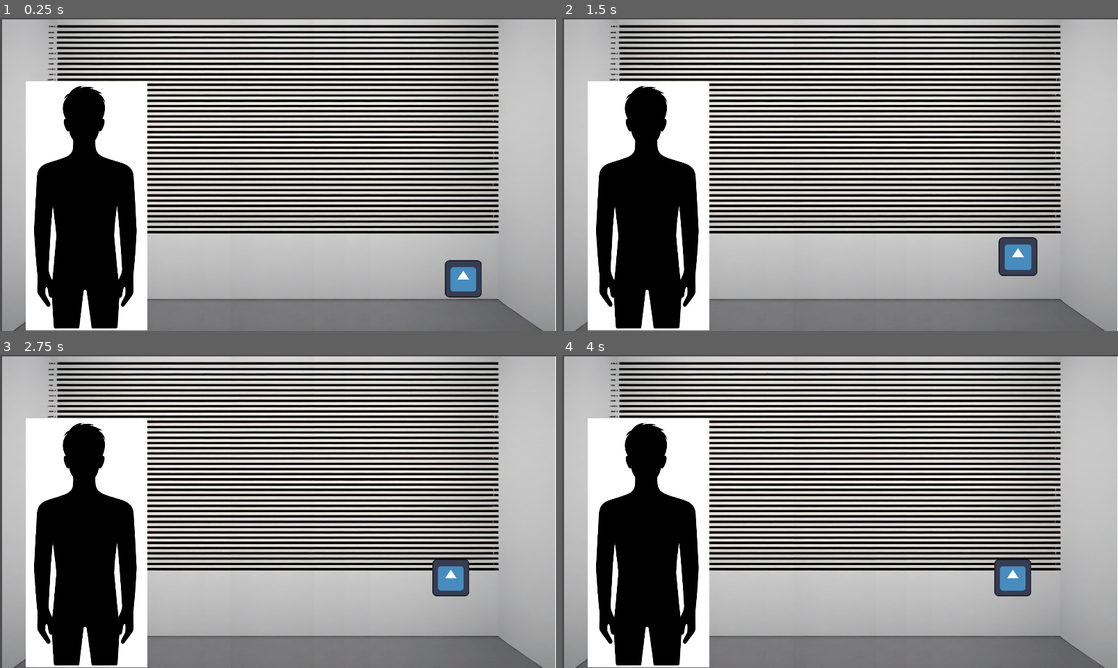
Above: before the commit, frames 1-4 (two rows, left to right).
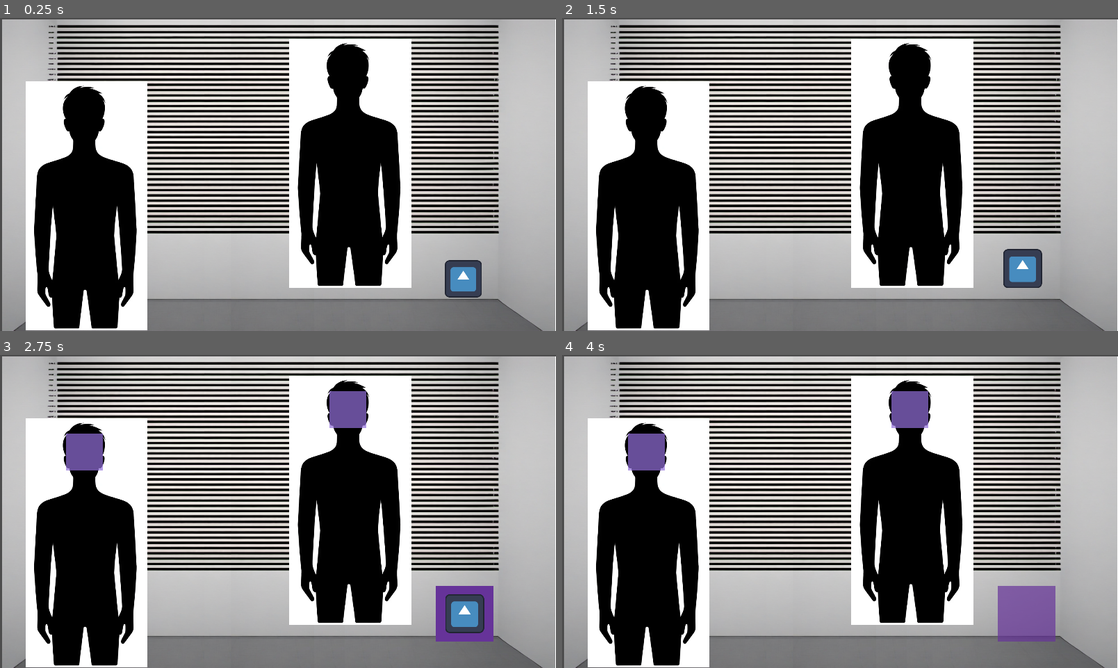
Above: after the commit, the same moments.

Repository: dornad/ggj2024
Game: Godot game, scene res://Scenes/world.tscn
Two runs of this game, one before a commit and one after it. Both use one fixed random seed, a clock stepped at 60 frames per second and the inputs below. The engine's default icon, where the game draws it, is replaced by a stand-in: a white triangle on a blue panel in a dark square.
Inputs (mouse positions are in pixels of both pictures, inside the frame that each line leads up to):
- Up to frame 1 (0.25 s): no input
- Up to frame 2 (1.5 s): tap Enter at 0.5 s; move the mouse to (1023, 277) at 0.52 s; press the mouse at (1023, 277) at 0.53 s; tap Space at 1.25 s; move the mouse to (1006, 221) at 1.27 s; release the mouse at (1006, 221) at 1.28 s; click (1006, 221) at 1.35 s
- Up to frame 3 (2.75 s): tap Enter at 2 s; move the mouse to (111, 464) at 2.02 s; press the mouse at (111, 464) at 2.03 s
- Up to frame 4 (4 s): tap Space at 2.75 s; move the mouse to (867, 511) at 2.77 s; release the mouse at (867, 511) at 2.78 s; click (867, 511) at 2.85 s; tap Enter at 3.5 s; move the mouse to (756, 433) at 3.52 s; press the mouse at (756, 433) at 3.53 s

The runs differ from the first frame. In frame 1, 15% of the frame differs, in the area x 52-74%, y 6-87%; in frame 2, 16%; in frame 3, 18%; in frame 4, 18%, in the area x 11-89%, y 6-92%.

Commit message:
Goalpost - State derived from Drag and Drop

Diff:
--- a/Scenes/world.tscn
+++ b/Scenes/world.tscn
@@ -1,7 +1,8 @@
-[gd_scene load_steps=8 format=3 uid="uid://b806padjpiciv"]
+[gd_scene load_steps=9 format=3 uid="uid://b806padjpiciv"]
 
 [ext_resource type="Texture2D" uid="uid://coiy2shc7nxld" path="res://Assets/police_lineup_room_AI1.png" id="1_0r6ef"]
 [ext_resource type="Texture2D" uid="uid://c8uwdn1dgvyob" path="res://Assets/character_placeholder.png" id="2_1at67"]
+[ext_resource type="Script" path="res://Scripts/Character.gd" id="2_7lcpd"]
 [ext_resource type="Script" path="res://Scripts/DragAndDropArea.gd" id="3_kr7bl"]
 [ext_resource type="Script" path="res://Scripts/Draggable.gd" id="4_nctbg"]
 [ext_resource type="Texture2D" uid="uid://b3w2y0wtg3eg5" path="res://icon.svg" id="5_l0xcf"]
@@ -19,18 +20,59 @@
 scale = Vector2(1.24537, 1.04958)
 texture = ExtResource("1_0r6ef")
 
-[node name="CharacterPlaceholder" type="Sprite2D" parent="."]
+[node name="Character" type="Node2D" parent="."]
+script = ExtResource("2_7lcpd")
+
+[node name="CharacterPlaceholder" type="Sprite2D" parent="Character"]
 position = Vector2(299, 648)
 texture = ExtResource("2_1at67")
 
-[node name="DragAndDropArea" type="StaticBody2D" parent="." groups=["droppable"]]
+[node name="DragAndDropArea" type="StaticBody2D" parent="Character" groups=["droppable"]]
 position = Vector2(291, 335)
 script = ExtResource("3_kr7bl")
 
-[node name="CollisionShape2D" type="CollisionShape2D" parent="DragAndDropArea"]
+[node name="CollisionShape2D" type="CollisionShape2D" parent="Character/DragAndDropArea"]
 shape = SubResource("RectangleShape2D_mucmf")
 
-[node name="ColorRect" type="ColorRect" parent="DragAndDropArea"]
+[node name="ColorRect" type="ColorRect" parent="Character/DragAndDropArea"]
+offset_left = -64.0
+offset_top = -64.0
+offset_right = 64.0
+offset_bottom = 64.0
+
+[node name="Character2" type="Node2D" parent="."]
+position = Vector2(911, -147)
+script = ExtResource("2_7lcpd")
+
+[node name="CharacterPlaceholder" type="Sprite2D" parent="Character2"]
+position = Vector2(299, 648)
+texture = ExtResource("2_1at67")
+
+[node name="DragAndDropArea" type="StaticBody2D" parent="Character2" groups=["droppable"]]
+position = Vector2(291, 335)
+script = ExtResource("3_kr7bl")
+
+[node name="CollisionShape2D" type="CollisionShape2D" parent="Character2/DragAndDropArea"]
+shape = SubResource("RectangleShape2D_mucmf")
+
+[node name="ColorRect" type="ColorRect" parent="Character2/DragAndDropArea"]
+offset_left = -64.0
+offset_top = -64.0
+offset_right = 64.0
+offset_bottom = 64.0
+
+[node name="Inventory" type="Node2D" parent="."]
+position = Vector2(1152, 390)
+scale = Vector2(1.555, 1.5)
+
+[node name="DragAndDropArea" type="StaticBody2D" parent="Inventory" groups=["droppable"]]
+position = Vector2(291, 335)
+script = ExtResource("3_kr7bl")
+
+[node name="CollisionShape2D" type="CollisionShape2D" parent="Inventory/DragAndDropArea"]
+shape = SubResource("RectangleShape2D_mucmf")
+
+[node name="ColorRect" type="ColorRect" parent="Inventory/DragAndDropArea"]
 offset_left = -64.0
 offset_top = -64.0
 offset_right = 64.0
--- a/Scripts/Character.gd
+++ b/Scripts/Character.gd
@@ -1,30 +1,6 @@
-extends Sprite2D
+extends Node2D
 
+class_name Character
 
-# Called when the node enters the scene tree for the first time.
-func _ready():
-	# Create an Image object
-	var img = Image.new()
-
-	# Create an Image of desired size (e.g., 64x64 pixels)
-	img.create(64, 64, false, Image.FORMAT_RGBA8)
-
-	# Lock the image for drawing
-
-
-	# Draw a simple rectangle shape
-	for x in range(64):
-		for y in range(64):
-			img.set_pixel(x, y, Color(1, 0, 0, 1))  # Red color
-
-	# Unlock the image after drawing
-	img.unlock()
-
-	# Create an ImageTexture
-	var img_texture = ImageTexture.new()
-
-	# Load the Image into the ImageTexture
-	img_texture.create_from_image(img)
-
-	# Assign the ImageTexture to the Sprite
-	self.texture = img_texture
+@export var firstItem: global.DraggableType = global.DraggableType.NONE
+@export var secondItem: global.DraggableType = global.DraggableType.NONE
--- a/Scripts/Draggable.gd
+++ b/Scripts/Draggable.gd
@@ -5,6 +5,9 @@
 var body_ref
 var offset: Vector2
 var initialPos: Vector2
+
+# What kind of draggable this is.
+@export var draggableType: global.DraggableType = global.DraggableType.GODOT_HAT
 
 func _process(_delta):
 	if draggable:
@@ -18,9 +21,41 @@
 			global.is_dragging = false
 			var tween = get_tree().create_tween()
 			if is_inside_dropable:
-				tween.tween_property(self, "position", body_ref.position, 0.2).set_ease(Tween.EASE_OUT)
+				handleDrop(body_ref)
+				tween.tween_property(self, "position", body_ref.global_position, 0.2).set_ease(Tween.EASE_OUT)
 			else:
 				tween.tween_property(self, "global_position", initialPos, 0.2).set_ease(Tween.EASE_OUT)
+
+func handleDrop(body: StaticBody2D):
+	# start by protecting our invariant regarding who has elements
+	draggable_cleanup()
+
+	# Either we're dropping in a character or the inventory
+	var character = body.get_parent() as Character
+	if character is Character:
+		# add the element
+		handleDrop_character(body, character)
+
+func handleDrop_character(body: StaticBody2D, character: Character):
+	if character.firstItem == global.DraggableType.NONE:
+		character.firstItem = draggableType
+	else:
+		character.secondItem = draggableType
+	print(character, ", firstItem = ", global.DraggableType.keys()[character.firstItem])
+	print(character, ", secondItem = ", global.DraggableType.keys()[character.secondItem])
+
+func draggable_cleanup():
+	print("CLEANUP START")
+	var world = find_parent("World")
+	var characters = world.find_children("Character*", "Character")
+	for character in characters:
+		if character.firstItem == draggableType:
+			character.firstItem = global.DraggableType.NONE
+		if character.secondItem == draggableType:
+			character.secondItem = global.DraggableType.NONE
+		print(character, ", firstItem = ", global.DraggableType.keys()[character.firstItem])
+		print(character, ", secondItem = ", global.DraggableType.keys()[character.secondItem])
+	print("CLEANUP END")
 
 func _on_area_2d_mouse_entered():
 	if not global.is_dragging:
--- a/Scripts/global.gd
+++ b/Scripts/global.gd
@@ -1,3 +1,10 @@
 extends Node
 
+enum DraggableType {
+	NONE,
+	GODOT_HAT,
+	UNITY_HAT,
+	UNREAL_HAT
+}
+
 var is_dragging = false
